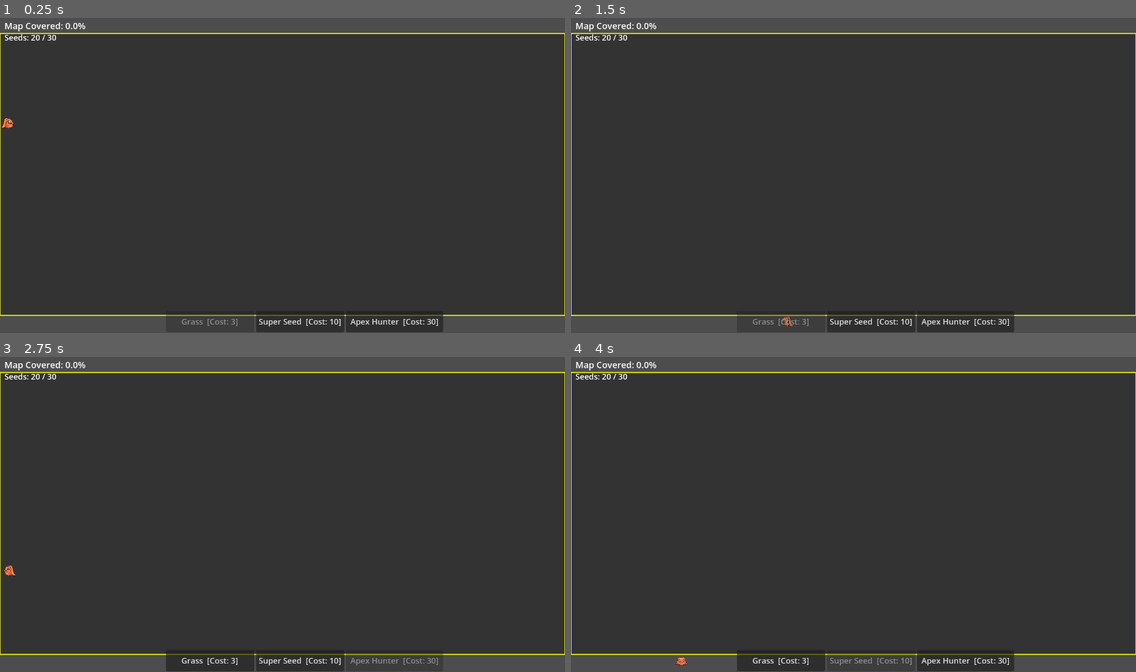
Above: before the commit, frames 1-4 (two rows, left to right).
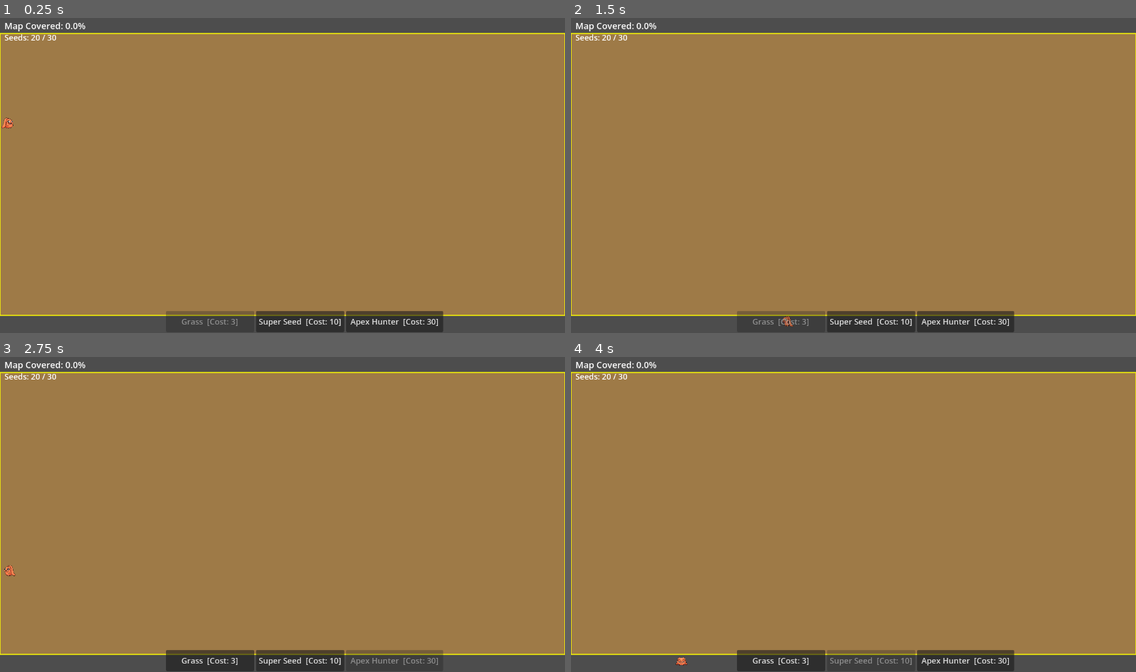
Above: after the commit, the same moments.

Repository: mamo1016/ecosystem-game
Game: Godot game, scene res://world.tscn
Two runs of this game, one before a commit and one after it. Both use one fixed random seed, a clock stepped at 60 frames per second and the inputs below.
Inputs:
- Up to frame 1 (0.25 s): no input
- Up to frame 2 (1.5 s): click "Super Seed [Cost: 10]" at 0.5 s; click "Grass [Cost: 3]" at 1.25 s
- Up to frame 3 (2.75 s): click "Apex Hunter [Cost: 30]" at 2 s
- Up to frame 4 (4 s): click "Grass [Cost: 3]" at 2.75 s; click "Super Seed [Cost: 10]" at 3.5 s

The runs differ from the first frame. In frame 1, 89% of the frame differs, in the area x 0-100%, y 4-95%; in frame 2, 89%; in frame 3, 89%; in frame 4, 89%.

Commit message:
Change background to desert sandy colors for dry/barren feel
Co-Authored-By: Claude Sonnet 4.6 <noreply@anthropic.com>

Diff:
--- a/world.gd
+++ b/world.gd
@@ -13,7 +13,7 @@
 const MATURE   = 5
 
 # --- COLOURS ---
-const COLOR_EMPTY    = Color(0.20, 0.14, 0.08)
+const COLOR_EMPTY    = Color(0.74, 0.60, 0.38)
 const COLOR_GRASS    = Color(0.25, 0.78, 0.18)
 const COLOR_PREDATOR = Color(0.90, 0.10, 0.10)
 const COLOR_SUPER    = Color(1.00, 0.88, 0.00)
@@ -129,7 +129,7 @@
 
 func _draw() -> void:
 	# Draw the "playground" background
-	draw_rect(Rect2(MAP_OFFSET.x, MAP_OFFSET.y, MAP_WIDTH * TILE_SIZE, MAP_HEIGHT * TILE_SIZE), Color(0.2, 0.2, 0.2)) # Dark gray background
+	draw_rect(Rect2(MAP_OFFSET.x, MAP_OFFSET.y, MAP_WIDTH * TILE_SIZE, MAP_HEIGHT * TILE_SIZE), Color(0.62, 0.48, 0.28)) # Desert background
 
 	var sub_w: float = float(TILE_SIZE) / 10.0
 
